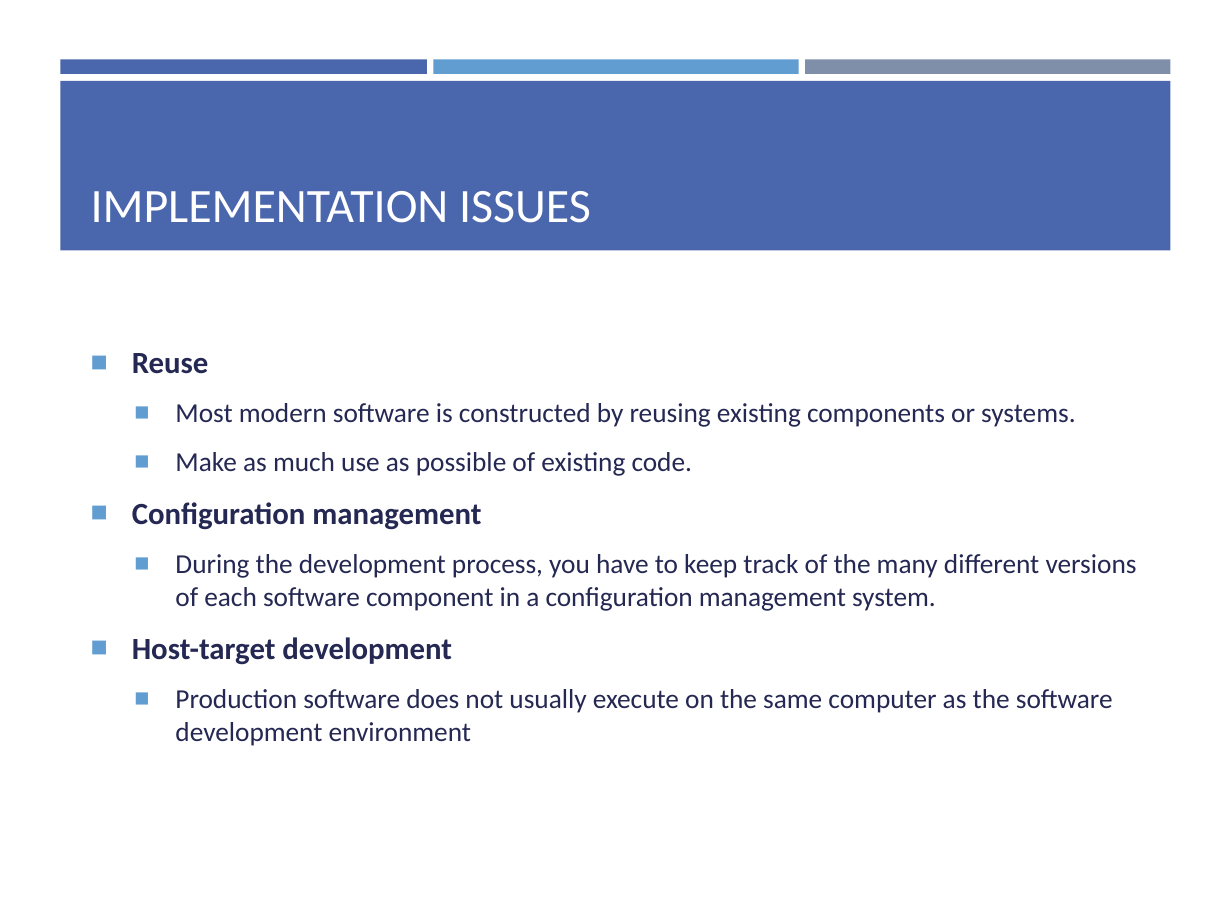
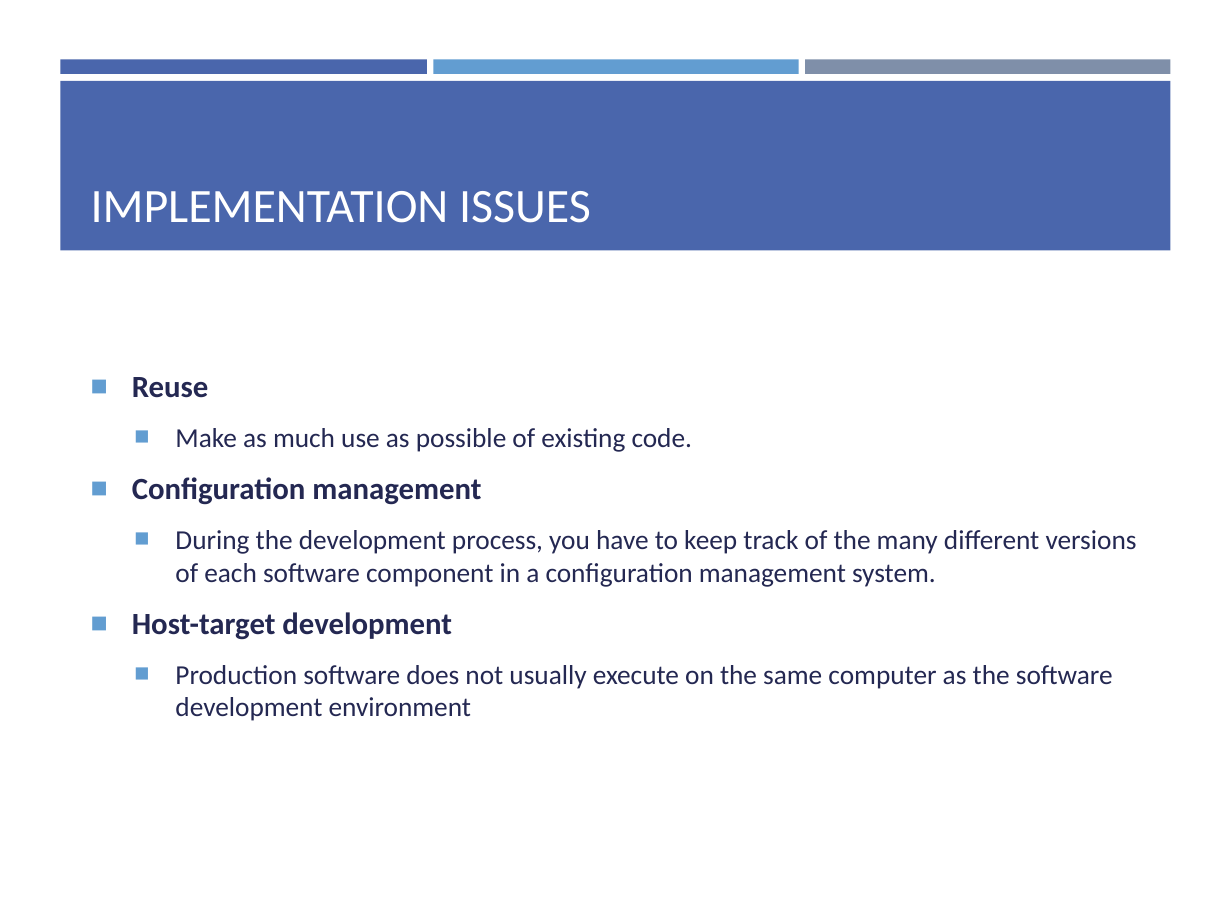
Before and after one commit to yazdipour/presentations, a slide deck: slide 17 of 2019Nov_Design_Implementation/Ch7.pptx (slide 19 before the commit). Drawn at 1232x924 pixels with LibreOffice and Linux fonts; fonts in the diff are those of the drawing. Boxes give left, top, right and bottom in pixels: in the first picture for what was removed or moved away, otherwise in the second. Text is boxed around its words. In the diff, an @@ line names an element or a change of style, - is before the commit and + after.

```diff
--- a/2019Nov_Design_Implementation/Ch7.pptx
+++ b/2019Nov_Design_Implementation/Ch7.pptx
@@ text at <box>175,403,1075,427</box>: paragraph removed @@
-  ■ Most modern software is constructed by reusing existing components or systems.
```
Also in this commit, not shown: 5 other slides changed, 1 slide added, 7 slides removed.
